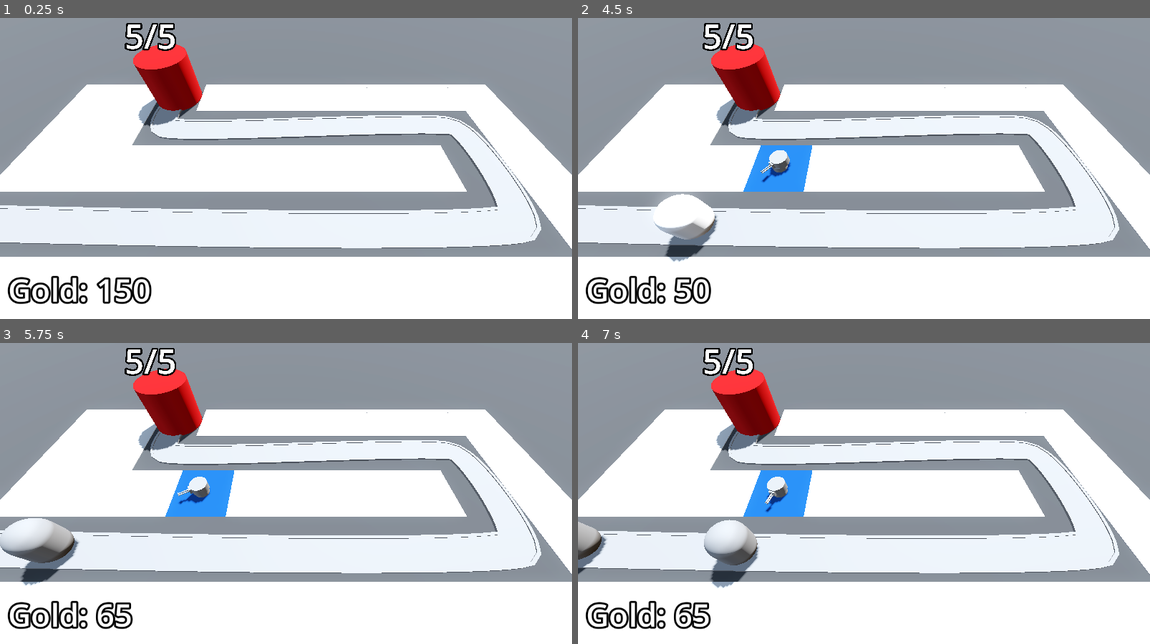
Above: before the commit, frames 1-4 (two rows, left to right).
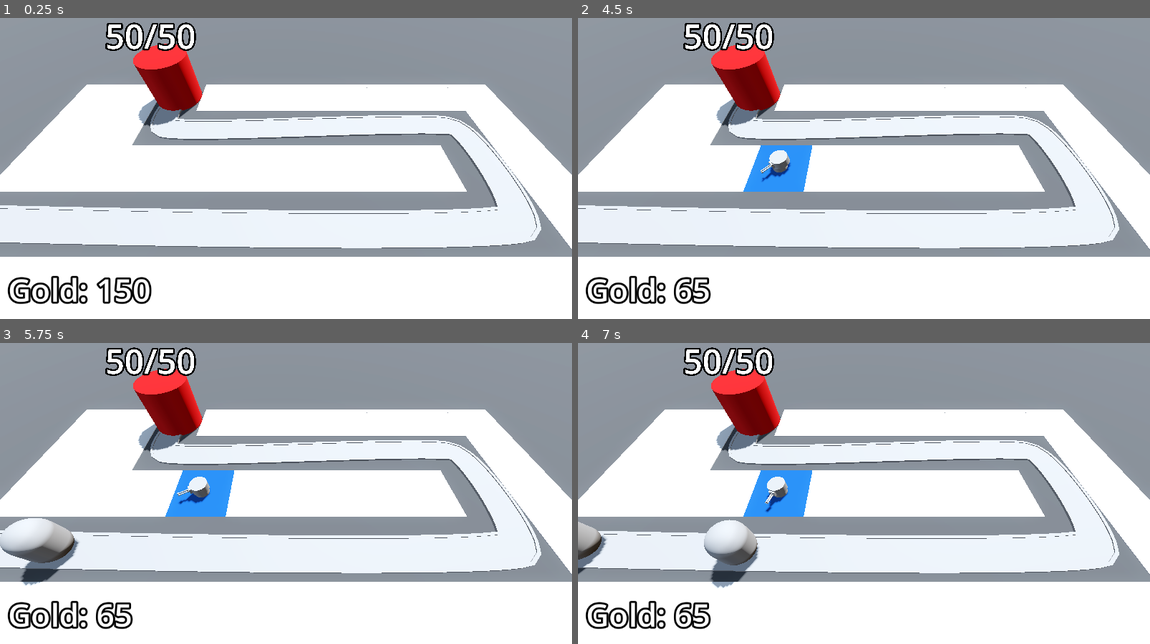
Above: after the commit, the same moments.

Repository: ericvennemeyer/BarbarianBlaster
Game: Godot game, scene res://base_level.tscn
Same seed, same stepped clock (60 frames per second), same inputs: the game is played once before the commit and once after it.
Inputs (mouse positions are in pixels of both pictures, inside the frame that each line leads up to):
- Up to frame 1 (0.25 s): no input
- Up to frame 2 (4.5 s): tap Enter at 0.5, 2 s; move the mouse to (989, 141) at 0.52 s; press the mouse at (989, 141) at 0.53 s; tap Space at 1.25, 2.75 s; move the mouse to (749, 174) at 1.27 s; release the mouse at (749, 174) at 1.28 s; click (749, 174) at 1.35 s; move the mouse to (921, 87) at 2.02 s; press the mouse at (921, 87) at 2.03 s; move the mouse to (835, 222) at 2.77 s; release the mouse at (835, 222) at 2.78 s; click (835, 222) at 2.85 s; move the mouse to (1035, 207) at 3.52 s; press the mouse at (1035, 207) at 3.53 s; move the mouse to (692, 111) at 4.27 s; release the mouse at (692, 111) at 4.28 s; click (692, 111) at 4.35 s
- Up to frame 3 (5.75 s): move the mouse to (314, 484) at 5.02 s; press the mouse at (314, 484) at 5.03 s
- Up to frame 4 (7 s): move the mouse to (778, 403) at 5.77 s; release the mouse at (778, 403) at 5.78 s; click (778, 403) at 5.85 s; move the mouse to (989, 466) at 6.52 s; press the mouse at (989, 466) at 6.53 s

The runs differ from the first frame. In frame 1, 0.6% of the frame differs, in the area x 18-35%, y 1-11%; in frame 2, 2.1%, in the area x 13-38%, y 1-96%; in frame 3, 0.6%; in frame 4, 0.6%.

Commit message:
3.26 -- Scaling Enemy Health

Diff:
--- a/DiffcultyManager/difficulty_manager.gd
+++ b/DiffcultyManager/difficulty_manager.gd
@@ -1,14 +1,18 @@
 extends Node
 
 
+signal stop_spawning_enemies
+
 @export var game_length: float = 30.0
 @export var spawn_time_curve: Curve
+@export var enemy_health_curve: Curve
 
 @onready var timer: Timer = $Timer
 
 
 func _ready() -> void:
 	timer.start(game_length)
+	timer.timeout.connect(stop_spawning_enemies.emit)
 
 
 func _process(delta: float) -> void:
@@ -21,3 +25,7 @@
 
 func get_spawn_time() -> float:
 	return spawn_time_curve.sample(game_progress_ratio())
+
+
+func get_enemy_health() -> int:
+	return round(enemy_health_curve.sample(game_progress_ratio()))
--- a/DiffcultyManager/difficulty_manager.tscn
+++ b/DiffcultyManager/difficulty_manager.tscn
@@ -7,9 +7,15 @@
 _data = [Vector2(0, 2), 0.0, -1.75, 0, 1, Vector2(1, 0.25), -1.75, 0.0, 1, 0]
 point_count = 2
 
+[sub_resource type="Curve" id="Curve_da6qs"]
+_limits = [10.0, 150.0, 0.0, 1.0]
+_data = [Vector2(0, 10), 0.0, 140.0, 0, 1, Vector2(1, 150), 140.0, 0.0, 1, 0]
+point_count = 2
+
 [node name="DifficultyManager" type="Node"]
 script = ExtResource("1_g5wc6")
 spawn_time_curve = SubResource("Curve_g5wc6")
+enemy_health_curve = SubResource("Curve_da6qs")
 
 [node name="Timer" type="Timer" parent="."]
 one_shot = true
--- a/Enemies/enemy.gd
+++ b/Enemies/enemy.gd
@@ -27,3 +27,4 @@
 	if progress_ratio == 1.0:
 		base.take_damage()
 		set_process(false)
+		queue_free()
--- a/Enemies/enemy.tscn
+++ b/Enemies/enemy.tscn
@@ -13,6 +13,21 @@
 radius = 1.0
 height = 3.0
 
+[sub_resource type="Animation" id="Animation_bxkaj"]
+length = 0.001
+tracks/0/type = "value"
+tracks/0/imported = false
+tracks/0/enabled = true
+tracks/0/path = NodePath("DamageHighlight:visible")
+tracks/0/interp = 1
+tracks/0/loop_wrap = true
+tracks/0/keys = {
+"times": PackedFloat32Array(0),
+"transitions": PackedFloat32Array(1),
+"update": 1,
+"values": [false]
+}
+
 [sub_resource type="Animation" id="Animation_3ih25"]
 resource_name = "TakeDamage"
 step = 0.1
@@ -27,21 +42,6 @@
 "transitions": PackedFloat32Array(1, 1),
 "update": 1,
 "values": [true, false]
-}
-
-[sub_resource type="Animation" id="Animation_bxkaj"]
-length = 0.001
-tracks/0/type = "value"
-tracks/0/imported = false
-tracks/0/enabled = true
-tracks/0/path = NodePath("DamageHighlight:visible")
-tracks/0/interp = 1
-tracks/0/loop_wrap = true
-tracks/0/keys = {
-"times": PackedFloat32Array(0),
-"transitions": PackedFloat32Array(1),
-"update": 1,
-"values": [false]
 }
 
 [sub_resource type="AnimationLibrary" id="AnimationLibrary_47qgu"]
--- a/Turret/turret.tscn
+++ b/Turret/turret.tscn
@@ -24,23 +24,6 @@
 bottom_radius = 0.13
 height = 0.02
 
-[sub_resource type="Animation" id="Animation_djkev"]
-resource_name = "fire"
-length = 0.3
-step = 0.1
-tracks/0/type = "value"
-tracks/0/imported = false
-tracks/0/enabled = true
-tracks/0/path = NodePath("TurretBase/TurretTop:position")
-tracks/0/interp = 1
-tracks/0/loop_wrap = true
-tracks/0/keys = {
-"times": PackedFloat32Array(0, 0.3),
-"transitions": PackedFloat32Array(1, 1),
-"update": 0,
-"values": [Vector3(0, 0.5, -0.6), Vector3(0, 0.5, 0)]
-}
-
 [sub_resource type="Animation" id="Animation_ttsi1"]
 length = 0.3
 tracks/0/type = "value"
@@ -66,6 +49,23 @@
 "transitions": PackedFloat32Array(1),
 "update": 0,
 "values": [Vector3(0, 0, 0)]
+}
+
+[sub_resource type="Animation" id="Animation_djkev"]
+resource_name = "fire"
+length = 0.3
+step = 0.1
+tracks/0/type = "value"
+tracks/0/imported = false
+tracks/0/enabled = true
+tracks/0/path = NodePath("TurretBase/TurretTop:position")
+tracks/0/interp = 1
+tracks/0/loop_wrap = true
+tracks/0/keys = {
+"times": PackedFloat32Array(0, 0.3),
+"transitions": PackedFloat32Array(1, 1),
+"update": 0,
+"values": [Vector3(0, 0.5, -0.6), Vector3(0, 0.5, 0)]
 }
 
 [sub_resource type="AnimationLibrary" id="AnimationLibrary_r754r"]
--- a/base_level.tscn
+++ b/base_level.tscn
@@ -119,6 +119,7 @@
 
 [node name="Base" parent="." instance=ExtResource("3_eesb3")]
 transform = Transform3D(1, 0, 0, 0, 1, 0, 0, 0, 1, -10, 0, 2)
+max_health = 50
 
 [node name="TurretManager" type="Node3D" parent="." node_paths=PackedStringArray("enemy_path")]
 transform = Transform3D(1, 0, 0, 0, 1, 0, 0, 0, 1, 0, 0, 10)
@@ -147,3 +148,5 @@
 label_settings = SubResource("LabelSettings_2elnx")
 
 [node name="DifficultyManager" parent="." instance=ExtResource("9_xjg0i")]
+
+[connection signal="stop_spawning_enemies" from="DifficultyManager" to="EnemyPath" method="_on_difficulty_manager_stop_spawning_enemies"]
--- a/enemy_path.gd
+++ b/enemy_path.gd
@@ -13,5 +13,10 @@
 
 func spawn_enemy() -> void:
 	var new_enemy = enemy_scene.instantiate()
+	new_enemy.max_health = difficulty_manager.get_enemy_health()
 	add_child(new_enemy)
 	timer.wait_time = difficulty_manager.get_spawn_time()
+
+
+func _on_difficulty_manager_stop_spawning_enemies() -> void:
+	timer.stop()
Not shown: 1 places in DiffcultyManager/difficulty_manager.tscn that only renumber resources
